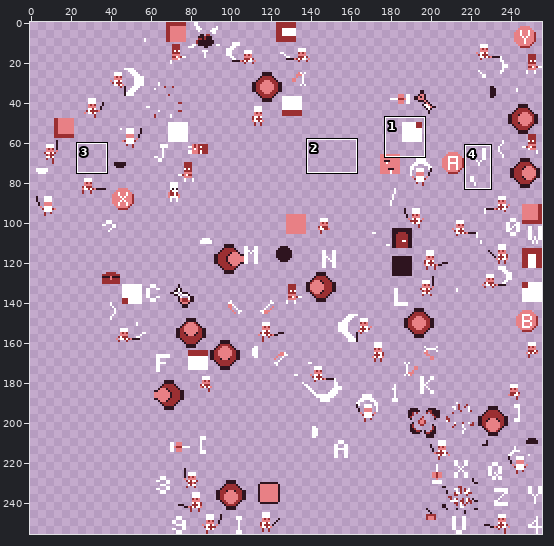
Sprite sheet, stored at src/res/textures/textures.png. The first picture is a wide view before the edit; the outline marks the close-up.
Close-up. As it was:
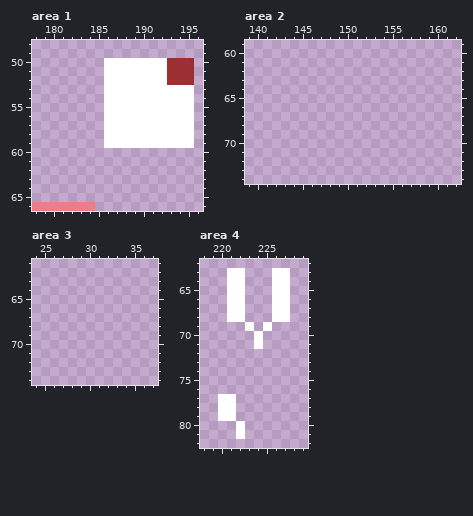
The file is 256x256 pixels. Shown: area 1: x 178..196, y 48..66; area 2: x 139..162, y 59..74; area 3: x 24..37, y 61..74; area 4: x 218..229, y 62..82. The old version is drawn lined up with the new one. The commit also changed other parts of the picture, which this record leaves out.
Now the later version:
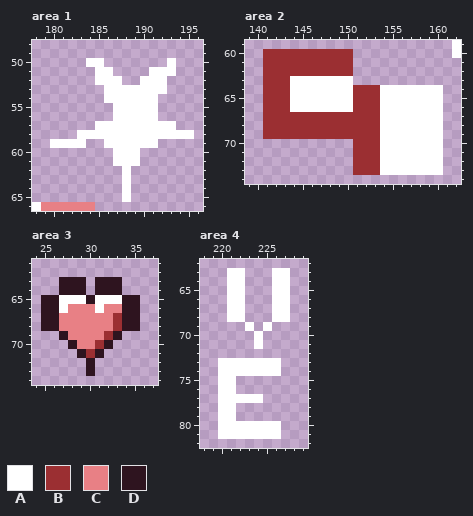
Palette (. is transparent): A #ffffff  B #9b2f32  C #e88085  D #2e141f
What changed:
drawings rearranged on the sheet (the old picture shows each at its new place; 30 dropped ones are not shown)
Area 1:
The edit adds colour A in row 50 at x 184 to 185; in rows 51 to 52 at x 185; in row 57 at x 185; in row 58 at x 183 to 185; in row 59 at x 180 to 183; in rows 60 to 61 at x 187 to 189.
The edit adds colour A in rows 62 to 65 at x 188.
Colour B gives way to colour A in rows 50 to 51 at x 193.
Colour C gives way to colour A in row 66 at x 178.
Colour A is removed in row 50 at x 186 to 192; in row 51 at x 187 to 190; in row 52 at x 188 to 189; in row 53 at x 193 to 195; in row 54 at x 192 to 195; in rows 55 to 56 at x 186 and 192 to 195.
Colour A is removed in row 57 at x 194 to 195; in row 59 at x 192 to 195.
Colour B is removed in rows 50 to 51 at x 194 to 195; in row 52 at x 193 to 195.
Area 2:
The edit adds colour A in rows 59 to 60 at x 162; in row 63 at x 144 to 150; in rows 64 to 66 at x 144 to 150 and 154 to 160; in rows 67 to 73 at x 154 to 160.
The edit adds colour B in rows 60 to 62 at x 141 to 150; in row 63 at x 141 to 143; in rows 64 to 66 at x 141 to 143 and 151 to 153; in rows 67 to 69 at x 141 to 153; in rows 70 to 73 at x 151 to 153.
Area 3:
The edit adds colour A in row 65 at x 27 to 29 and 31 to 33; in row 66 at x 27 and 31.
The edit adds colour B in rows 67 to 68 at x 33; in row 69 at x 32; in row 70 at x 31; in row 71 at x 30.
The edit adds colour C in row 66 at x 28 to 30 and 32 to 33; in rows 67 to 68 at x 27 to 32; in row 69 at x 28 to 31; in row 70 at x 29 to 30.
The edit adds colour D in rows 63 to 64 at x 27 to 29 and 31 to 33; in row 65 at x 25 to 26, 30 and 34 to 35; in rows 66 to 68 at x 25 to 26 and 34 to 35; in row 69 at x 27 and 33; in row 70 at x 28 and 32; in row 71 at x 29 and 31.
The edit adds colour D in rows 72 to 73 at x 30.
Area 4:
The edit adds colour A in rows 73 to 74 at x 220 to 226; in rows 75 to 76 at x 220 to 221; in row 77 at x 222 to 224; in rows 80 to 81 at x 220 to 221 and 223 to 226.
